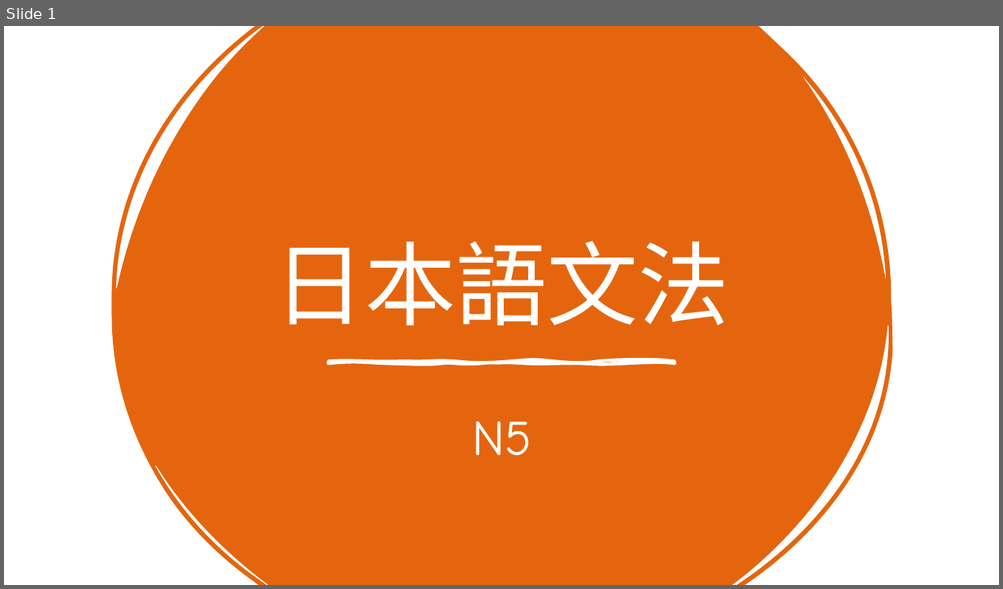
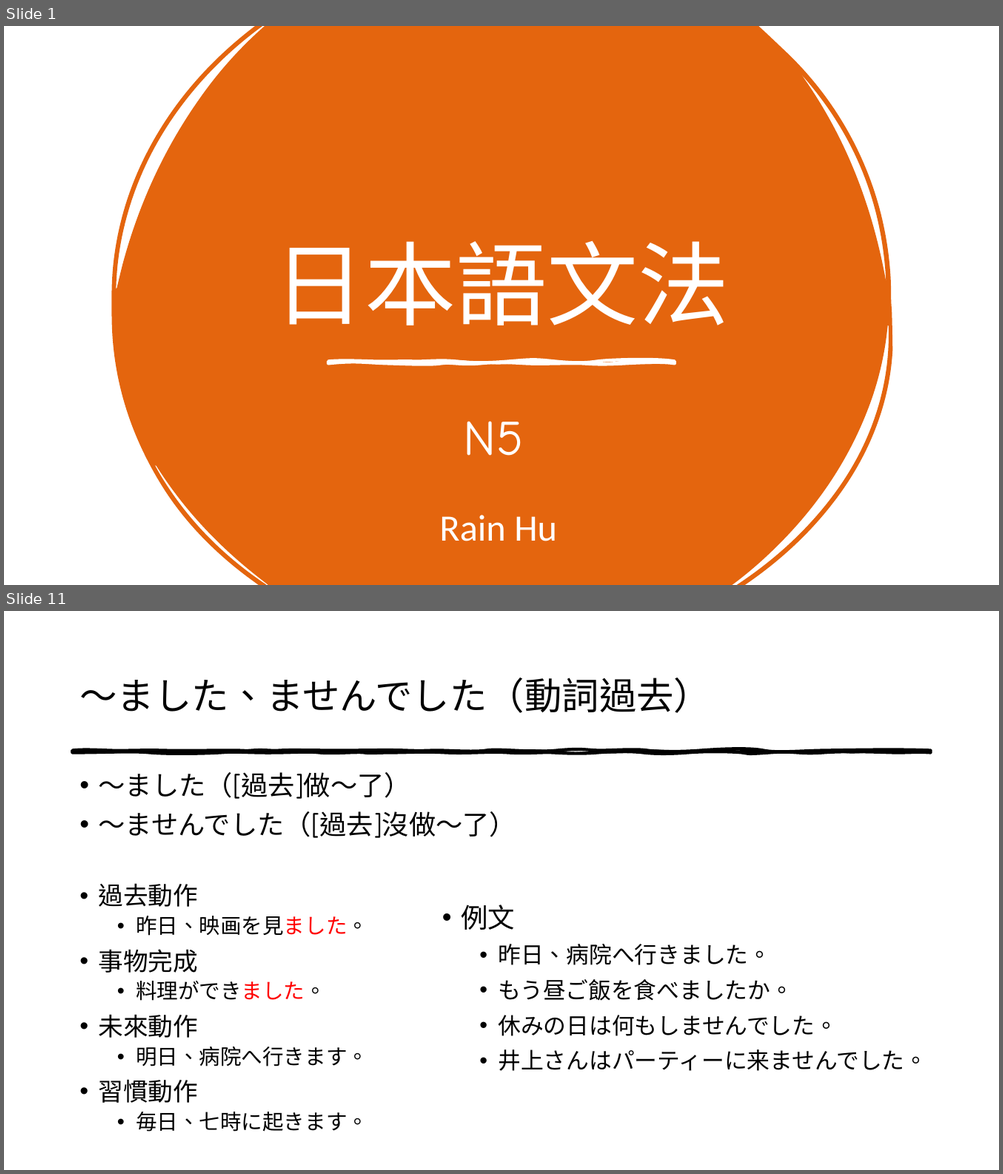
Before and after one commit to intervalrain/intervalrain.github.io, a slide deck: content/posts/jp/ppt/n5.pptx. Shown one above the other, each under a label of ours: slide 1 before the commit, slides 1 and 11 after it; the slides between them are not shown. The pictures are 1003x589 and 1003x1174 pixels, drawn with LibreOffice and Linux fonts; fonts in the diff are those of the drawing. Boxes give left, top, right and bottom in pixels: in the first picture for what was removed or moved away, otherwise in the second. Text is boxed around its words. In the diff, an @@ line names an element or a change of style, - is before the commit and + after.

```diff
--- a/content/posts/jp/ppt/n5.pptx
+++ b/content/posts/jp/ppt/n5.pptx
@@ slide 11 added at (4,611,999,1170), background #FFFFFF @@
@@ title added at (79,678,711,713), 36 pt, text #000000 @@
+〜ました、ませんでした（動詞過去）
@@ freeform shape added at (73,751,930,753), fill #000000, outline #000000 3 pt @@
@@ text added at (99,772,516,1132), 20.4 pt, text #000000 @@
+• 〜ました（[過去]做～了）
+• 〜ませんでした（[過去]沒做～了）
+• 過去動作
+  • 昨日、映画を見ました。
+• 事物完成
+  • 料理ができました。
+• 未來動作
+  • 明日、病院へ行きます。
+• 習慣動作
+  • 毎日、七時に起きます。
@@ text added at (461,905,927,1071), 22 pt, text #000000 @@
+• 例文
+  • 昨日、病院へ行きました。
+  • もう昼ご飯を食べましたか。
+  • 休みの日は何もしませんでした。
+  • 井上さんはパーティーに来ませんでした。
@@ slide 1 changed as well @@
@@ subtitle "N5": place and size @@
-subtitle "N5" at (472,421,532,456)
+subtitle "N5" at (464,421,523,456)
@@ text added at (439,515,557,542), 36 pt, text #FFFFFF @@
+Rain Hu
```
Also in this commit, not shown: 19 other slides added, 1 slide removed.
